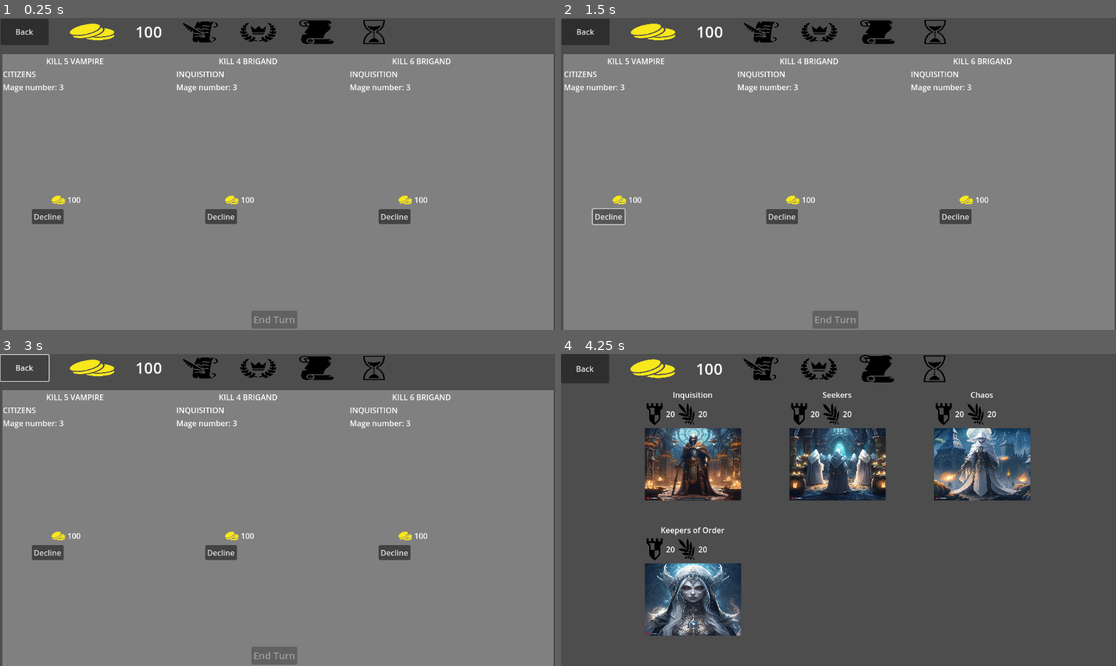
Above: before the commit, frames 1-4 (two rows, left to right).
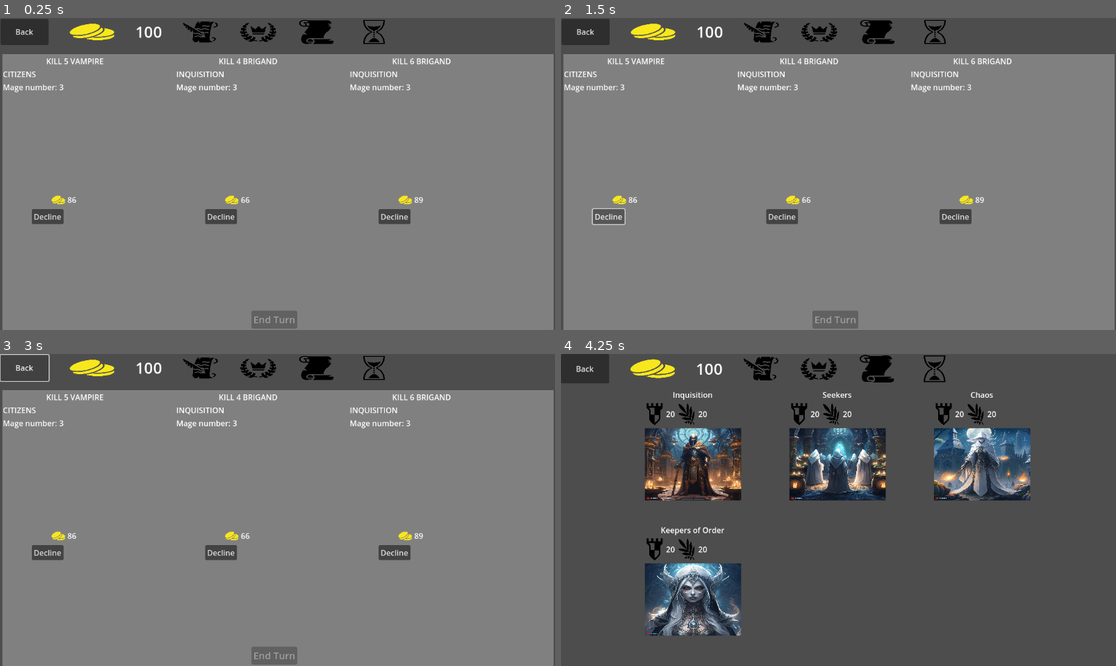
Above: after the commit, the same moments.

Repository: ualisars/ManagementPrototype
Game: Godot game, scene res://Interface/EndOfTurn/end_of_turn_scene.tscn
The game is run twice, just before and just after one commit, with the same random seed, the same clock (stepped at 60 frames per second) and the same inputs. This scene is started directly instead of the project's main scene.
Inputs (mouse positions are in pixels of both pictures, inside the frame that each line leads up to):
- Up to frame 1 (0.25 s): no input
- Up to frame 2 (1.5 s): click "Decline" at 0.5 s; click "Decline" at 1.25 s
- Up to frame 3 (3 s): click "Decline" at 2 s; click "Back" at 2.75 s
- Up to frame 4 (4.25 s): move the mouse to (821, 366) at 3.52 s; press the mouse at (821, 366) at 3.53 s

The runs differ from the first frame. In frame 1, less than 0.1% of the frame differs, in the area x 12-77%, y 57-60%; in frame 2, less than 0.1%; in frame 3, less than 0.1%; in frame 4, nothing differs.

Commit message:
add bounty to end of turn

Diff:
--- a/Interface/EndOfTurn/task_container_end_of_turn.gd
+++ b/Interface/EndOfTurn/task_container_end_of_turn.gd
@@ -20,6 +20,7 @@
 @onready var character_info_small_5: TextureRect = $ChosenCharacters/CharacterInfoSmall5
 @onready var character_info_small_6: TextureRect = $ChosenCharacters/CharacterInfoSmall6
 
+@onready var bounty_value = $BountyMarginContainer/BountyContainer/BountyValue
 
 func _ready() -> void:
 	Messenger.INIT_TASK_CONTAINER.connect(on_init_task_container)
@@ -45,19 +46,24 @@
 
 		init_chosen_characters()
 
-func init_container():
+		init_bounty()
+
+func init_container() -> void:
 	title_label.text = task.task_title
 	task_provider_label.text = task.task_provider
 	mage_number_value_label.text = str(task.mage_number)
 
-func init_character_info():
+func init_character_info() -> void:
 	for index in range(character_infos.size()):
 		var character_info = character_infos[index]
 		character_info.visible = false
 		character_info.characteristic_id = start_number + index
 
+func init_bounty() -> void:
+	bounty_value.text = str(task.bounty)
 
-func init_chosen_characters():
+
+func init_chosen_characters() -> void:
 	var current_task: Task
 	var task_characters: Array = []
 
